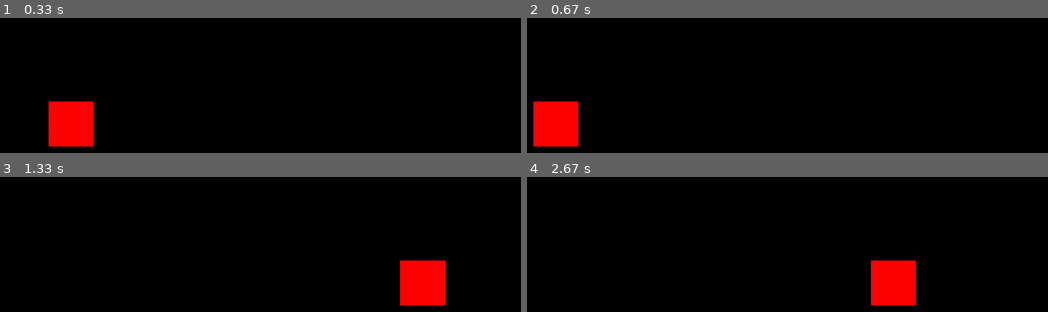
Above: before the commit, frames 1-4 (two rows, left to right).
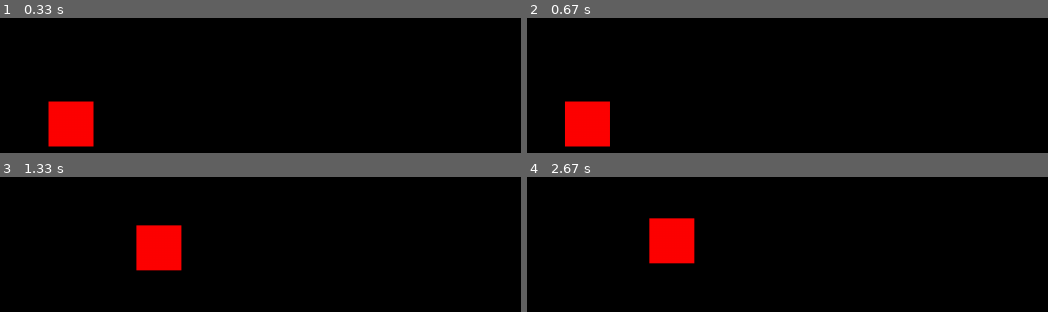
Above: after the commit, the same moments.

Repository: Byte-Craft-Studios/Elysion
Game: pygame game, started from code/main.py
The game is run twice, just before and just after one commit, with the same random seed, the same clock (stepped at 60 frames per second) and the same inputs.
Inputs:
- Up to frame 1 (0.33 s): no input
- Up to frame 2 (0.67 s): tap A at 0.33 s
- Up to frame 3 (1.33 s): hold Right 0.67-1.13 s; hold W from 1.17 s (still down)
- Up to frame 4 (2.67 s): release W at 1.47 s; hold Right 1.5-1.97 s; hold A 2-2.53 s; hold Down from 2.57 s (still down)

Frame 1 is identical in both runs. In frame 2, 4.2% of the frame differs, in the area x 1-16%, y 61-96%; in frame 3, 6.0%; in frame 4, 6.0%, in the area x 23-75%, y 30-96%.

Commit message:
optimization of player movement

Diff:
--- a/code/level.py
+++ b/code/level.py
@@ -4,7 +4,6 @@
 
 class Level():
     def __init__(self, surface):
-
         # get the display surface
         self.display_surface = surface
 
--- a/code/player.py
+++ b/code/player.py
@@ -14,24 +14,32 @@
         # player movement
         self.direction = pygame.math.Vector2(0, 0)
         self.pos = pygame.math.Vector2(self.rect.center)
-        self.speed_setup = 20
-        self.speed = self.speed_setup
+        self.speed = 5
 
     def input(self):
         # control system for player movement
         keys = pygame.key.get_pressed()
 
+        # horizontal movement
         if keys[pygame.K_RIGHT] or keys[pygame.K_d]:
             self.direction.x = self.speed
-
         elif keys[pygame.K_LEFT] or keys[pygame.K_a]:
             self.direction.x = self.speed * -1
-
         else:
             self.direction.x = 0
 
+        # vertical movement
+        if keys[pygame.K_UP] or keys[pygame.K_w]:
+            self.direction.y = self.speed * -1
+        elif keys[pygame.K_DOWN] or keys[pygame.K_s]:
+            self.direction.y = self.speed
+        else:
+            self.direction.y = 0
+
+        self.rect.x += self.direction.x
+        self.rect.y += self.direction.y
+
     def move(self):
-
 		# normalizing a vector
         if self.direction.magnitude() > 0:
             self.direction = self.direction.normalize()
@@ -46,7 +54,4 @@
 
     def update(self):
         self.input()
-        self.move()
-
-        self.rect.x += self.direction.x
-        self.rect.y += self.direction.y
+        # self.move()
